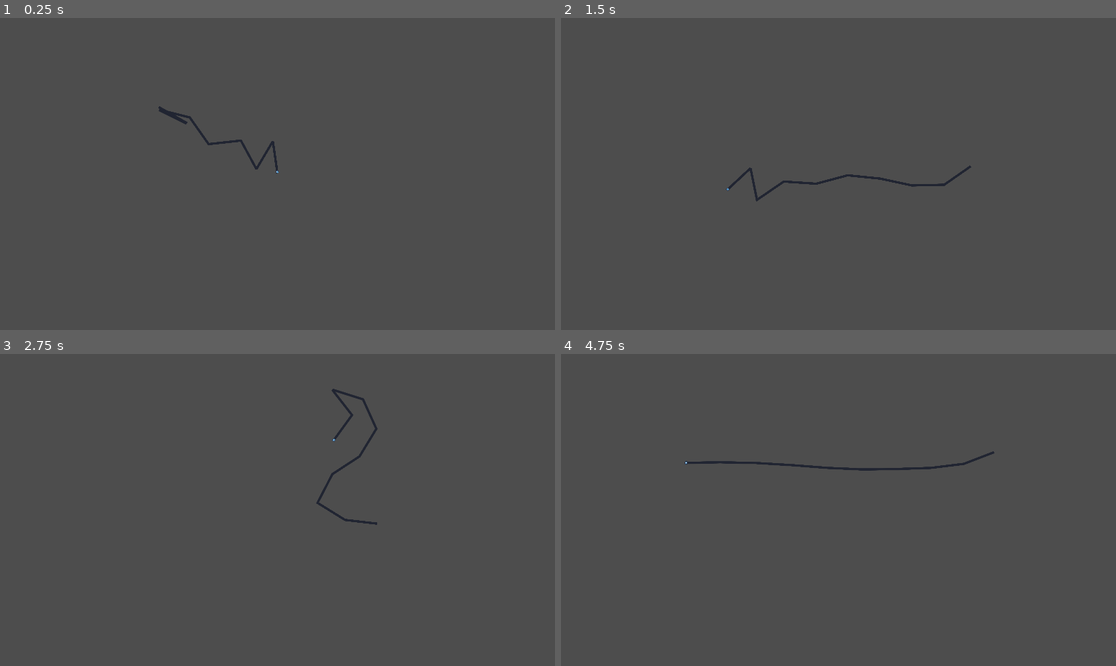
Above: before the commit, frames 1-4 (two rows, left to right).
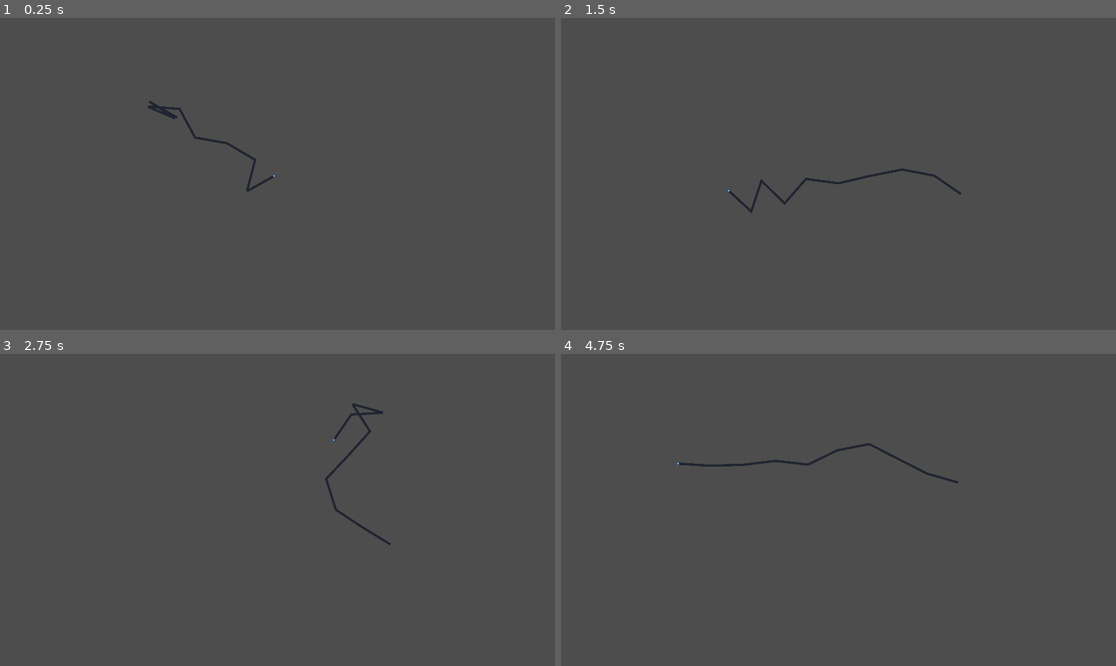
Above: after the commit, the same moments.

Repository: Oliver-Joffee/ChainGame
Game: Godot game, scene res://Chains/chain.tscn
Two runs of this game, one before a commit and one after it. Both use one fixed random seed, a clock stepped at 60 frames per second and the inputs below. The project has no main scene, so this scene is started directly. The engine's default icon, where the game draws it, is replaced by a stand-in: a white triangle on a blue panel in a dark square.
Inputs (mouse positions are in pixels of both pictures, inside the frame that each line leads up to):
- Up to frame 1 (0.25 s): no input
- Up to frame 2 (1.5 s): tap Enter (ui_accept) at 0.5, 0.77 s; move the mouse to (960, 158) at 0.52 s; move the mouse to (727, 189) at 1.27 s
- Up to frame 3 (2.75 s): tap Enter (ui_accept) at 1.52 s; move the mouse to (333, 441) at 2.02 s
- Up to frame 4 (4.75 s): move the mouse to (810, 572) at 2.77 s; tap Enter (ui_accept) at 3.02, 3.77, 4.52 s; move the mouse to (1005, 556) at 3.52 s; move the mouse to (672, 463) at 4.27 s

The runs differ from the first frame. In frame 1, 0.5% of the frame differs, in the area x 26-51%, y 26-56%; in frame 2, 0.7%; in frame 3, 0.6%; in frame 4, 0.8%, in the area x 20-79%, y 28-42%.

Commit message:
save to come back to later

Diff:
--- a/Chains/chain.gd
+++ b/Chains/chain.gd
@@ -31,12 +31,15 @@
 		par.add_child(ray)
 		ray.force_raycast_update()
 		if ray.is_colliding():
-			print("IM DOING A LITTLE COLLISION")
-			collisionOverride = ray.get_collision_point()
+			print("ATTEMPT " + str(newPosition))
+			print("try " + str(ray.get_collision_point()))
+
+			currentPosition = ray.get_collision_point()
+
 		else:
-			collisionOverride = Vector2.INF
-		currentPosition = newPosition
+			currentPosition = newPosition
 		par.remove_child(ray)
+
 		#currentPosition = ((angle) * 112) + neighbor.currentPosition
 		#var target: Vector2 = ((angle) * maxLength) + neighbor.currentPosition
 		#currentPosition = currentPosition.lerp(((angle) * maxLength) + neighbor.currentPosition, 1)
@@ -110,31 +113,9 @@
 func fixArray():
 	for loop in range(3):
 		for i in pointArray.size():
-			if pointArray.get(i).collisionOverride != Vector2.INF:
-				pointArray.get(i).currentPosition = pointArray.get(i).collisionOverride
-				pointArray.get(i).collisionOverride = Vector2.INF
 			if i == pointArray.size() - 1:
 				pointArray.get(i).lastFix(pointArray.get(i-1).currentPosition)
 			#elif i == 0:
 				#pass
 			else:
 				pointArray.get(i).fix(pointArray.get(i+1))
-
-		#for i in pointArray.size() - 1:
-			#var ray: RayCast2D = RayCast2D.new()
-			#var currentPoint = pointArray.get(i)
-			#var nextPoint = pointArray.get(i+1)
-			#
-			#ray.global_position = currentPoint.currentPosition
-			#ray.target_position = nextPoint.currentPosition - ray.global_position
-		#
-			#add_child(ray)
-			#ray.enabled = true
-			#ray.hit_from_inside = true
-			#
-			#ray.force_raycast_update()
-			#while ray.is_colliding():
-				#var normal = ray.get_collision_normal()
-				#nextPoint.currentPosition += normal * 10
-				#ray.target_position = nextPoint.currentPosition
-			#remove_child(ray)
Empty file added: Chains/chain_point.gd
Not shown, added: Chains/chain_point.gd.uid
